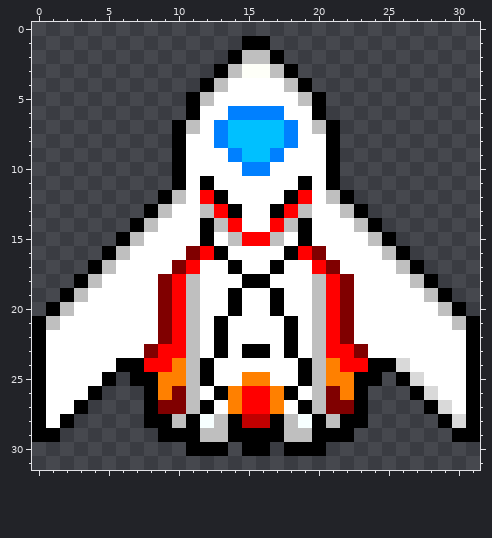
Two states of a pixel-art sprite, core/assets/ship.png. The first picture shows the starting point.
The file is 32x32 pixels.
Once edited:
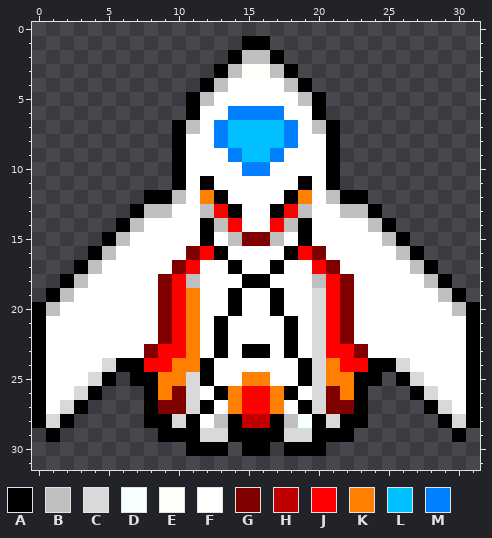
Palette (. is transparent): A #000000  B #bfbfbf  C #d9d9d9  D #f7ffff  E #fefff8  F #ffffff  G #800000  H #c00000  J #ff0000  K #ff8000  L #00c0ff  M #0080ff
Change:
y 12: x 8 . -> A; x 12 J -> K; x 19 J -> K; x 23 . -> A
y 13: x 7..8 .A -> AB; x 23..24 A. -> BA
y 14: x 6..8 .AB -> ABF; x 23..25 BA. -> FBA
y 15: x 5..7 .AB -> ABF; x 15..16 JJ -> GG; x 24..26 BA. -> FBA
y 16: x 4..6 .AB -> ABF; x 25..27 BA. -> FBA
y 17: x 3..5 .AB -> ABF; x 26..28 BA. -> FBA
y 18: x 2..4 .AB -> ABF; x 27..29 BA. -> FBA
y 19: x 1..3 .AB -> ABF; x 11 B -> K; x 20 B -> C; x 28..30 BA. -> FBA
y 20: x 0..2 .AB -> ABF; x 11 B -> K; x 20 B -> C; x 29..31 BA. -> FBA
y 21: x 1 B -> F; x 11 B -> K; x 20 B -> C; x 30 B -> F
y 22..23: x 11 B -> K; x 20 B -> C
y 24: x 5 F -> C; x 11 B -> K; x 20 B -> C
y 25: x 4 F -> C; x 11 B -> C; x 20 B -> C
y 26: x 3 F -> C; x 11 B -> C; x 20 B -> C
y 27: x 2 F -> C; x 11 B -> C; x 20 B -> C
y 28: x 1 F -> C; x 10 B -> C; x 12 D -> F; x 21 B -> C
y 29: x 0 A -> .; x 12..13 BB -> CC; x 18..19 BB -> CC; x 31 A -> .
Boxes around the changes in both pictures, in picture pixels (x1, y1, x2, y2):
changed: (32, 190, 480, 442)
